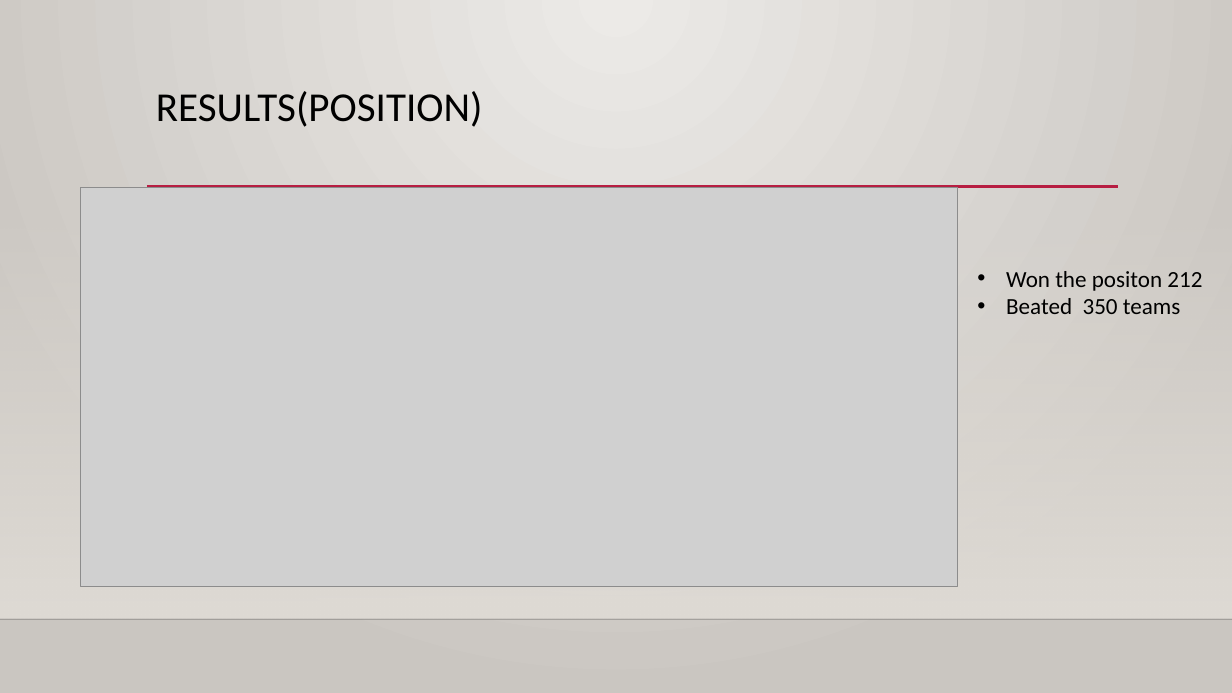
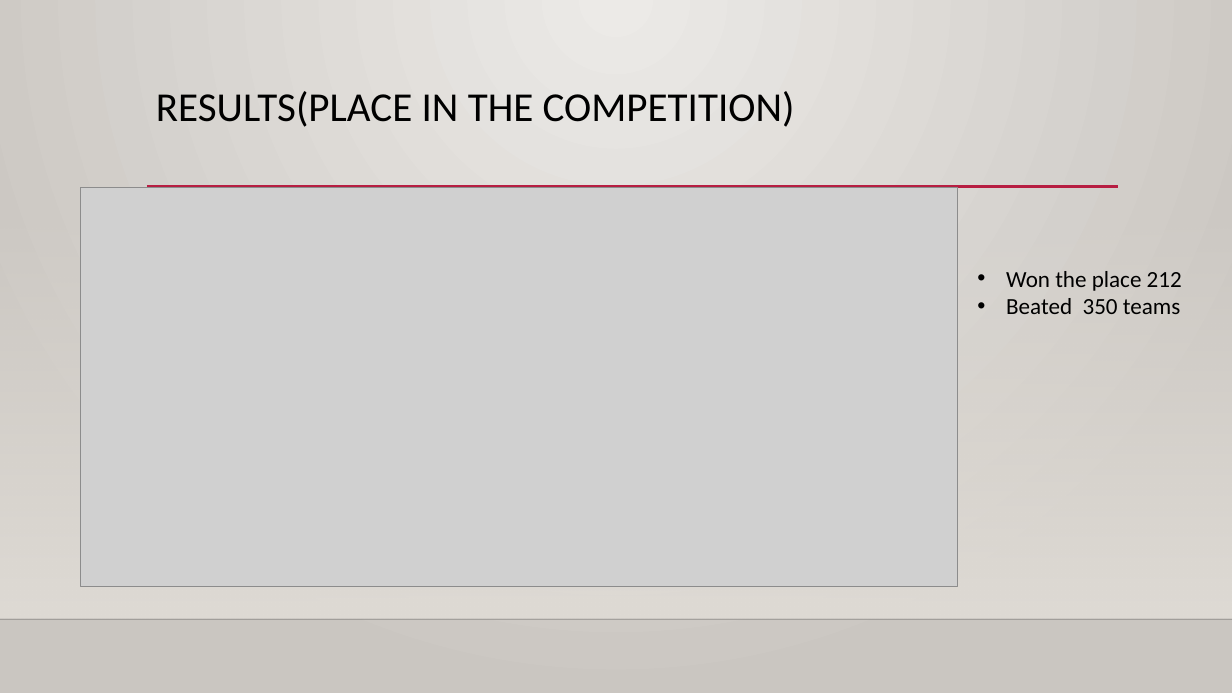
Before and after one commit to ErinYY/IIT-CS584-course-project-script_emotion, a slide deck: slide 18 of CS584_Team39_Presentation1_tjh.pptx (slide 17 before the commit). Drawn at 1232x693 pixels with LibreOffice and Linux fonts; fonts in the diff are those of the drawing; grey boxes stand for pictures; background and template pictures are left out. Boxes give left, top, right and bottom in pixels: in the first picture for what was removed or moved away, otherwise in the second. Text is boxed around its words. In the diff, an @@ line names an element or a change of style, - is before the commit and + after.

```diff
--- a/CS584_Team39_Presentation1_tjh.pptx
+++ b/CS584_Team39_Presentation1_tjh.pptx
@@ title at [156, 91, 795, 127]: text changed @@
-RESULTS(POSITION)
+RESULTS(PLACE IN THE COMPETITION)
@@ text at [1006, 271, 1182, 291]: text changed @@
-• Won the positon 212
+• Won the place 212
```
Also in this commit, not shown: 9 other slides changed, 2 slides added, 1 slide removed.
